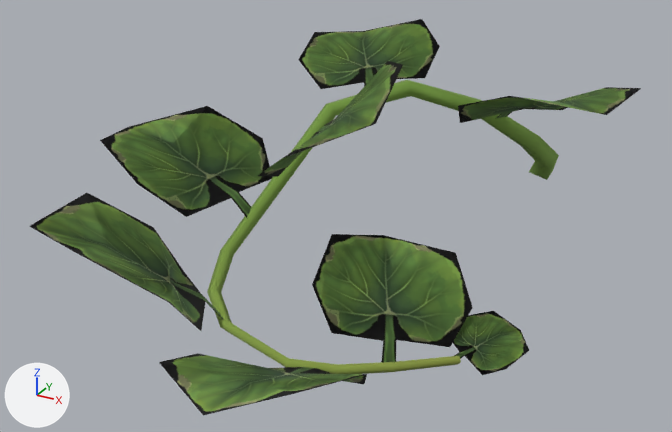
A saved change to the glTF model models/plants/plant_pumpkin_S3.gltf.
Both versions are drawn from a camera (50 mm lens) standing at (0.539, -1.882, 0.712) and looking at (-0.15, -0.63, 0.086). The lights are fixed; the arrows at lower left show +X, +Y and +Z. Where no turn or scale is listed for an object, it has been applied to the vertices.

Objects in the first picture: 'plant_pumpkin_S3'.
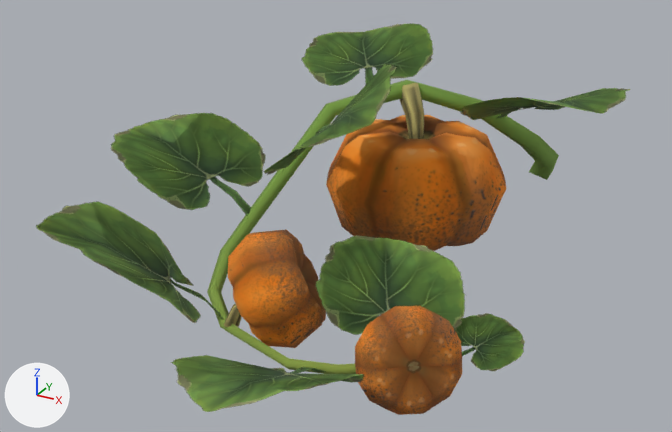
The change, as a list of edits to the scene's bpy script:
```text
Add mat_plant_pumpkin:
    mat_plant_pumpkin = principled_material('Plant_Pumpkin')
    mat_plant_pumpkin.texture = img_pumpkin_base_diffusecolor_texture  # with its transparency
    mat_plant_pumpkin.roughness = 1.0
Change me_scene_002:
    where me_scene_002.from_pydata(...)  # 262 vertices, 312 faces; spans x -0.588..0.265, y -1.194..0.001, z -0.017..0.361
    remove me_scene_002.materials.append(mat_plant_pumpkin_004)  # picture img_pumpkin_base_diffusecolor_texture
    add me_scene_002.materials.append(mat_plant_pumpkin)  # picture img_pumpkin_base_diffusecolor_texture
Add me_scene_003:
    me_scene_003.from_pydata(...)  # 375 vertices, 717 faces; spans x -0.256..0.194, y -0.995..-0.272, z -0.027..0.266
    me_scene_003.materials.append(mat_plant_pumpkin)  # picture img_pumpkin_base_diffusecolor_texture
Add ob_plant_pumpkin_s3_crop:
    ob_plant_pumpkin_s3_crop = bpy.data.objects.new('plant_pumpkin_S3_crop', me_scene_003)
    ob_plant_pumpkin_s3_crop.location = (0.0, 0.0, 0.0)
```

Pixel boxes (x1, y1, x2, y2) of what changed, in the pictures (672 x 432 px):
'plant_pumpkin_S3', recoloured: (30, 19, 641, 415) in both
'plant_pumpkin_S3_crop', added (brown): after (224, 83, 506, 415)
